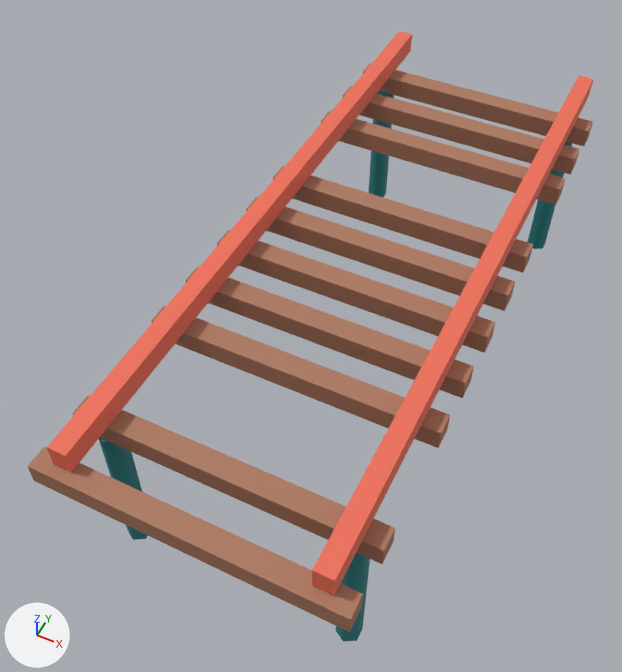
One commit to the glTF model games/brightway-park/public/art/models/track_piece.glb: the scene before it, then after it.
Both versions are drawn from a 50 mm camera at (1.3, -3.41, 4.36) aimed at (-0.25, -0.31, 0.48). Lighting does not change. The marker at lower left points along +X, +Y and +Z. The older version comes first. Where no turn or scale is listed for an object, it has been applied to the vertices.

In view in the first picture: 'track_piece_0', 'track_piece_1', 'track_piece_2'.
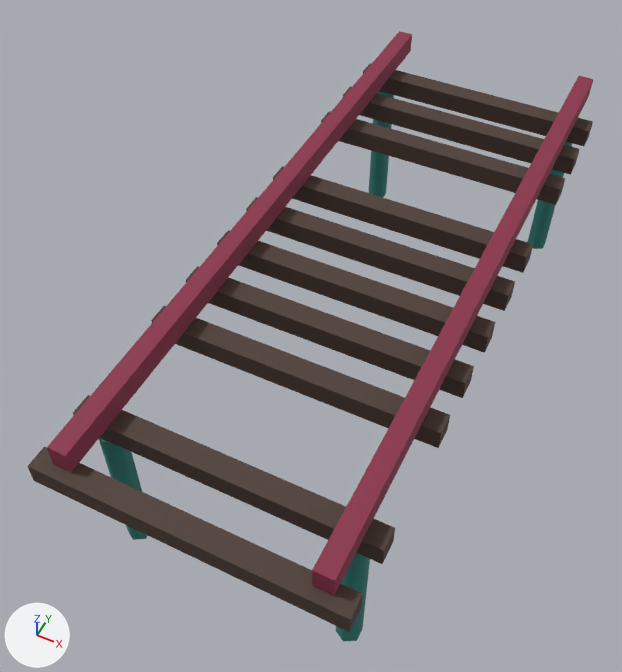
Boxes (x1, y1, x2, y2) around the edits, measured in the pictures (622 x 672 px):
```json
{"object": "track_piece_1", "change": "recoloured", "before": [27, 63, 593, 632], "after": [27, 63, 593, 632], "on screen": "darker"}
{"object": "track_piece_0", "change": "recoloured", "before": [47, 31, 593, 595], "after": [47, 31, 593, 595]}
```

Edits to the scene script, one JSON object a line:
```json
{"op": "set", "path": "mat_material_0.base_color", "old": "(0.863, 0.162, 0.0999)", "new": "(0.262, 0.0284, 0.0685)", "note": "red #ef7059 -> red #8c2f4a"}
{"op": "set", "path": "mat_material_1.base_color", "old": "(0.418, 0.191, 0.117)", "new": "(0.0742, 0.0437, 0.0331)", "note": "brown #ad7960 -> brown #4d3b33"}
```
